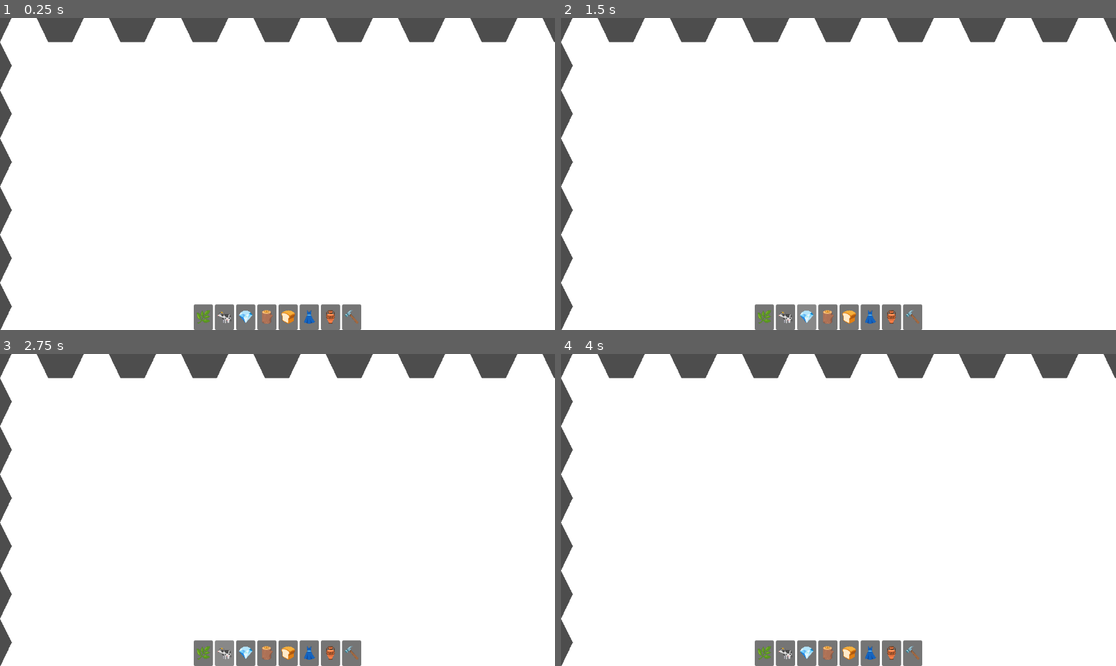
Above: before the commit, frames 1-4 (two rows, left to right).
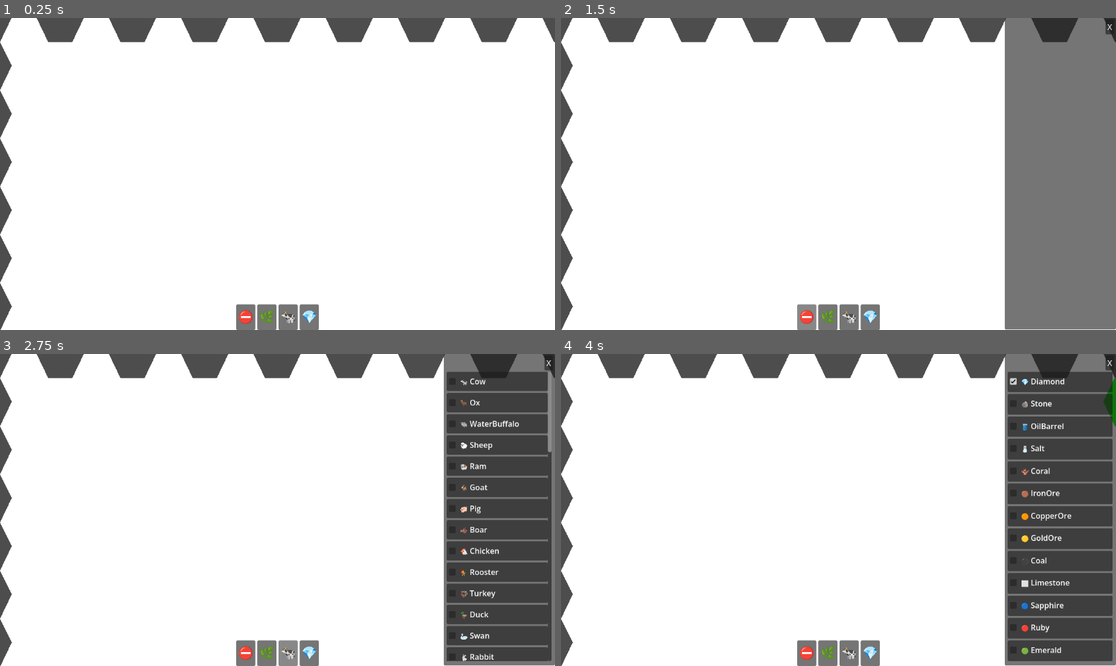
Above: after the commit, the same moments.

Repository: dhruv-tailor/production-chains
Game: Godot game, scene res://map/map.tscn
Same seed, same stepped clock (60 frames per second), same inputs: the game is played once before the commit and once after it.
Inputs (mouse positions are in pixels of both pictures, inside the frame that each line leads up to):
- Up to frame 1 (0.25 s): no input
- Up to frame 2 (1.5 s): click "🌿" at 0.5 s; click (805, 317) at 1.25 s, where only the run after the commit has a clickable "⛔"
- Up to frame 3 (2.75 s): click "🐄" at 2 s
- Up to frame 4 (4 s): click "💎" at 2.75 s; click (1016, 382) at 3.52 s

The runs differ from the first frame. In frame 1, 1.5% of the frame differs, in the area x 34-66%, y 91-100%; in frame 2, 22%, in the area x 34-100%, y 0-100%; in frame 3, 21%; in frame 4, 21%.

Commit message:
filter resources on map

Diff:
--- /dev/null
+++ b/assets/UI/filter_menu.gd
@@ -0,0 +1,11 @@
+extends Panel
+
+signal update_filter_list(filter_name,add_or_remove)
+
+func setup(icon,text):
+	$HBoxContainer/Icon.text = icon
+	$HBoxContainer/Name.text = text
+
+
+func _on_check_box_toggled(toggled_on: bool) -> void:
+	emit_signal("update_filter_list",$HBoxContainer/Name.text,toggled_on)
--- /dev/null
+++ b/assets/UI/filter_menu.tscn
@@ -0,0 +1,27 @@
+[gd_scene format=3 uid="uid://c171lltpippur"]
+
+[ext_resource type="Script" uid="uid://dev71sedg3o06" path="res://assets/UI/filter_menu.gd" id="1_s7ttq"]
+
+[node name="Filter Menu" type="Panel" unique_id=560218955]
+custom_minimum_size = Vector2(0, 40)
+offset_right = 40.0
+offset_bottom = 40.0
+size_flags_horizontal = 3
+size_flags_vertical = 3
+script = ExtResource("1_s7ttq")
+
+[node name="HBoxContainer" type="HBoxContainer" parent="." unique_id=1112636827]
+layout_mode = 0
+offset_right = 40.0
+offset_bottom = 40.0
+
+[node name="CheckBox" type="CheckBox" parent="HBoxContainer" unique_id=1397269868]
+layout_mode = 2
+
+[node name="Icon" type="Label" parent="HBoxContainer" unique_id=110004011]
+layout_mode = 2
+
+[node name="Name" type="Label" parent="HBoxContainer" unique_id=1893487366]
+layout_mode = 2
+
+[connection signal="toggled" from="HBoxContainer/CheckBox" to="." method="_on_check_box_toggled"]
--- /dev/null
+++ b/assets/UI/filter_panel.gd
@@ -0,0 +1,37 @@
+extends Panel
+
+@onready var filter_menu = preload(Constants.SCENE_PATHS.filter_menu)
+@onready var scroll_box = $ScrollContainer/VBoxContainer
+
+signal update_resource_filters(filters: Array[String])
+
+var filter_list: Array[String] = []
+func filter_clicked(resourceType: Constants.resourceType, resourceSubtype: Constants.resourceSubType):
+	filter_list = []
+	for child in scroll_box.get_children():
+		child.queue_free()
+	if resourceType == Constants.resourceType.NONE:
+		return
+	for r_type in Resources.RESOURCES:
+		var value = Resources.RESOURCES[r_type]
+		if value.type == resourceType:
+			if resourceSubtype == Constants.resourceSubType.NONE || resourceSubtype == value.subtype:
+				var child = filter_menu.instantiate()
+				child.setup(value.icon,r_type)
+				scroll_box.add_child(child)
+				child.update_filter_list.connect(update_filter_list)
+	emit_signal("update_resource_filters",filter_list)
+	visible = true
+func _on_button_pressed() -> void:
+	filter_list = []
+	for child in scroll_box.get_children():
+		child.queue_free()
+	emit_signal("update_resource_filters",filter_list)
+	visible = false
+
+func update_filter_list(filter_name: String, add_or_remove: bool):
+	if add_or_remove:
+		filter_list.append(filter_name)
+	else:
+		filter_list.erase(filter_name)
+	emit_signal("update_resource_filters",filter_list)
--- a/assets/UI/resource_finder_button.gd
+++ b/assets/UI/resource_finder_button.gd
@@ -1,11 +1,14 @@
-extends Button
+class_name resource_finder_button extends Button
 
+@export var resourceType: Constants.resourceType
+@export var subresourceType: Constants.resourceSubType
+
+signal map_filter_clicked(resourceType,subresourceType)
 
 # Called when the node enters the scene tree for the first time.
 func _ready() -> void:
+	pressed.connect(_button_pressed)
 	tooltip_text = name
 
-
-# Called every frame. 'delta' is the elapsed time since the previous frame.
-func _process(delta: float) -> void:
-	pass
+func _button_pressed():
+	emit_signal("map_filter_clicked",resourceType,subresourceType)
--- /dev/null
+++ b/assets/UI/resources_ui.gd
@@ -0,0 +1,21 @@
+extends CanvasLayer
+
+signal filter_resources(filters)
+
+# Called when the node enters the scene tree for the first time.
+func _ready() -> void:
+	for child in $CenterContainer/HBoxContainer.get_children():
+		child.map_filter_clicked.connect(filter_clicked)
+
+	pass # Replace with function body.
+
+func filter_clicked(resourceType: Constants.resourceType, resourceSubtype: Constants.resourceSubType):
+	$"Filter Panel".filter_clicked(resourceType,resourceSubtype)
+
+
+func _on_button_pressed() -> void:
+	filter_clicked(Constants.resourceType.NONE,Constants.resourceSubType.NONE)
+
+
+func _on_filter_panel_update_resource_filters(filters: Array[String]) -> void:
+	emit_signal("filter_resources",filters)
--- a/assets/UI/resources_ui.tscn
+++ b/assets/UI/resources_ui.tscn
@@ -1,8 +1,11 @@
 [gd_scene format=3 uid="uid://bkbg7mj050lgg"]
 
+[ext_resource type="Script" uid="uid://citl1ltt8l1mi" path="res://assets/UI/resources_ui.gd" id="1_hu8lf"]
 [ext_resource type="PackedScene" uid="uid://byqkp402grscl" path="res://assets/UI/resource_finder_button.tscn" id="1_mse2t"]
+[ext_resource type="Script" uid="uid://cuwt5ls2ntakk" path="res://assets/UI/filter_panel.gd" id="3_51xpn"]
 
 [node name="ResourcesUI" type="CanvasLayer" unique_id=1462841004]
+script = ExtResource("1_hu8lf")
 
 [node name="CenterContainer" type="CenterContainer" parent="." unique_id=1085697500]
 anchors_preset = 12
@@ -16,34 +19,101 @@
 [node name="HBoxContainer" type="HBoxContainer" parent="CenterContainer" unique_id=1730096930]
 layout_mode = 2
 
-[node name="Flora" parent="CenterContainer/HBoxContainer" unique_id=94934185 instance=ExtResource("1_mse2t")]
+[node name="Deselect" parent="CenterContainer/HBoxContainer" unique_id=94934185 instance=ExtResource("1_mse2t")]
+unique_name_in_owner = true
+layout_mode = 2
+text = "⛔"
+
+[node name="Flora" parent="CenterContainer/HBoxContainer" unique_id=1922520136 instance=ExtResource("1_mse2t")]
+unique_name_in_owner = true
 layout_mode = 2
 text = "🌿"
+resourceType = 1
+subresourceType = 1
 
 [node name="Fauna" parent="CenterContainer/HBoxContainer" unique_id=1364995047 instance=ExtResource("1_mse2t")]
+unique_name_in_owner = true
 layout_mode = 2
 text = "🐄"
+resourceType = 1
+subresourceType = 2
 
 [node name="Minerals" parent="CenterContainer/HBoxContainer" unique_id=178920285 instance=ExtResource("1_mse2t")]
+unique_name_in_owner = true
 layout_mode = 2
 text = "💎"
+resourceType = 1
+subresourceType = 3
 
 [node name="Intermediete" parent="CenterContainer/HBoxContainer" unique_id=1864397775 instance=ExtResource("1_mse2t")]
+unique_name_in_owner = true
+visible = false
 layout_mode = 2
 text = "🪵"
+resourceType = 2
 
 [node name="Food and Drink" parent="CenterContainer/HBoxContainer" unique_id=1754350980 instance=ExtResource("1_mse2t")]
+unique_name_in_owner = true
+visible = false
 layout_mode = 2
 text = "🍞"
+resourceType = 3
 
 [node name="Clothing and Textiles" parent="CenterContainer/HBoxContainer" unique_id=969063542 instance=ExtResource("1_mse2t")]
+unique_name_in_owner = true
+visible = false
 layout_mode = 2
 text = "👗"
+resourceType = 4
 
 [node name="Crafted" parent="CenterContainer/HBoxContainer" unique_id=295112108 instance=ExtResource("1_mse2t")]
+unique_name_in_owner = true
+visible = false
 layout_mode = 2
 text = "🏺"
+resourceType = 5
 
 [node name="Tools" parent="CenterContainer/HBoxContainer" unique_id=95006604 instance=ExtResource("1_mse2t")]
+unique_name_in_owner = true
+visible = false
 layout_mode = 2
 text = "🔨"
+resourceType = 6
+
+[node name="Military" parent="CenterContainer/HBoxContainer" unique_id=1197085672 instance=ExtResource("1_mse2t")]
+unique_name_in_owner = true
+visible = false
+layout_mode = 2
+text = "⚔️"
+resourceType = 7
+
+[node name="Filter Panel" type="Panel" parent="." unique_id=495140352]
+visible = false
+offset_left = 921.0
+offset_right = 1152.0
+offset_bottom = 647.0
+script = ExtResource("3_51xpn")
+
+[node name="ScrollContainer" type="ScrollContainer" parent="Filter Panel" unique_id=688244112]
+layout_mode = 0
+offset_left = 6.0
+offset_top = 37.0
+offset_right = 224.0
+offset_bottom = 638.0
+
+[node name="VBoxContainer" type="VBoxContainer" parent="Filter Panel/ScrollContainer" unique_id=1606530845]
+layout_mode = 2
+size_flags_horizontal = 3
+size_flags_vertical = 3
+
+[node name="Button" type="Button" parent="Filter Panel" unique_id=1302561422]
+layout_mode = 0
+offset_left = 209.0
+offset_top = 3.0
+offset_right = 227.0
+offset_bottom = 34.0
+text = "X"
+
+[connection signal="update_resource_filters" from="Filter Panel" to="." method="_on_filter_panel_update_resource_filters"]
+[connection signal="pressed" from="Filter Panel/Button" to="." method="_on_button_pressed"]
+[connection signal="pressed" from="Filter Panel/Button" to="Filter Panel" method="_on_button_pressed"]
--- a/autoload/constants.gd
+++ b/autoload/constants.gd
@@ -2,6 +2,7 @@
 
 const SCENE_PATHS: Dictionary = {
 	"province": "uid://dup7b0ola83fb",
+	"filter_menu": "uid://c171lltpippur",
 }
 
 enum resourceType {
--- a/autoload/resources.gd
+++ b/autoload/resources.gd
@@ -19,7 +19,6 @@
 	"Chestnut": {"icon": "🌰", "cost": 3.0, "type": Constants.resourceType.RAW, "subtype": Constants.resourceSubType.FLORA, "spawn_rate": 0.15, "spawn_points": 20},
 	"Peanuts": {"icon": "🥜", "cost": 2.0, "type": Constants.resourceType.RAW, "subtype": Constants.resourceSubType.FLORA, "spawn_rate": 0.3, "spawn_points": 0},
 	"Olive": {"icon": "🫒", "cost": 5.0, "type": Constants.resourceType.RAW, "subtype": Constants.resourceSubType.FLORA, "spawn_rate": 0.15, "spawn_points": 15},
-	"Seedling": {"icon": "🌱", "cost": 1.0, "type": Constants.resourceType.RAW, "subtype": Constants.resourceSubType.FLORA, "spawn_rate": 0.9, "spawn_points": 0},
 	"Mushroom": {"icon": "🍄", "cost": 3.0, "type": Constants.resourceType.RAW, "subtype": Constants.resourceSubType.FLORA, "spawn_rate": 0.35, "spawn_points": 40},
 	"Sunflower": {"icon": "🌻", "cost": 3.0, "type": Constants.resourceType.RAW, "subtype": Constants.resourceSubType.FLORA, "spawn_rate": 0.3, "spawn_points": 35},
 	"Rose": {"icon": "🌹", "cost": 8.0, "type": Constants.resourceType.RAW, "subtype": Constants.resourceSubType.FLORA, "spawn_rate": 0.1, "spawn_points": 10},
@@ -50,9 +49,7 @@
 	"PalmTree": {"icon": "🌴", "cost": 5.0, "type": Constants.resourceType.RAW, "subtype": Constants.resourceSubType.FLORA, "spawn_rate": 0.25, "spawn_points": 30},
 	"Cactus": {"icon": "🌵", "cost": 4.0, "type": Constants.resourceType.RAW, "subtype": Constants.resourceSubType.FLORA, "spawn_rate": 0.3, "spawn_points": 25},
 	"Clover": {"icon": "🍀", "cost": 1.0, "type": Constants.resourceType.RAW, "subtype": Constants.resourceSubType.FLORA, "spawn_rate": 0.6, "spawn_points": 0},
-	"PottedPlant": {"icon": "🪴", "cost": 5.0, "type": Constants.resourceType.RAW, "subtype": Constants.resourceSubType.FLORA, "spawn_rate": 0.1, "spawn_points": 0},
 	"Bamboo": {"icon": "🎋", "cost": 4.0, "type": Constants.resourceType.RAW, "subtype": Constants.resourceSubType.FLORA, "spawn_rate": 0.25, "spawn_points": 25},
-	"Leaves": {"icon": "🍃", "cost": 1.0, "type": Constants.resourceType.RAW, "subtype": Constants.resourceSubType.FLORA, "spawn_rate": 0.9, "spawn_points": 0},
 	"Herb": {"icon": "🌿", "cost": 2.0, "type": Constants.resourceType.RAW, "subtype": Constants.resourceSubType.FLORA, "spawn_rate": 0.55, "spawn_points": 0},
 	# === RAW RESOURCES — FAUNA ===
 	"Cow": {"icon": "🐄", "cost": 8.0, "type": Constants.resourceType.RAW, "subtype": Constants.resourceSubType.FAUNA, "spawn_rate": 0.6, "spawn_points": 0},
@@ -101,7 +98,6 @@
 	"Donkey": {"icon": "🫏", "cost": 8.0, "type": Constants.resourceType.RAW, "subtype": Constants.resourceSubType.FAUNA, "spawn_rate": 0.25, "spawn_points": 0},
 	"Flamingo": {"icon": "🦩", "cost": 22.0, "type": Constants.resourceType.RAW, "subtype": Constants.resourceSubType.FAUNA, "spawn_rate": 0.03, "spawn_points": 5},
 	"Camel": {"icon": "🐪", "cost": 15.0, "type": Constants.resourceType.RAW, "subtype": Constants.resourceSubType.FAUNA, "spawn_rate": 0.12, "spawn_points": 15},
-	"TwoHumpCamel": {"icon": "🐫", "cost": 16.0, "type": Constants.resourceType.RAW, "subtype": Constants.resourceSubType.FAUNA, "spawn_rate": 0.1, "spawn_points": 12},
 	"Llama": {"icon": "🦙", "cost": 12.0, "type": Constants.resourceType.RAW, "subtype": Constants.resourceSubType.FAUNA, "spawn_rate": 0.1, "spawn_points": 12},
 	"Beaver": {"icon": "🦫", "cost": 8.0, "type": Constants.resourceType.RAW, "subtype": Constants.resourceSubType.FAUNA, "spawn_rate": 0.12, "spawn_points": 15},
 	"Otter": {"icon": "🦦", "cost": 12.0, "type": Constants.resourceType.RAW, "subtype": Constants.resourceSubType.FAUNA, "spawn_rate": 0.05, "spawn_points": 10},
@@ -110,8 +106,6 @@
 	# === RAW RESOURCES — MINERALS & ELEMENTS ===
 	"Diamond": {"icon": "💎", "cost": 100.0, "type": Constants.resourceType.RAW, "subtype": Constants.resourceSubType.MINERALS, "spawn_rate": 0.02, "spawn_points": 5},
 	"Stone": {"icon": "🪨", "cost": 1.0, "type": Constants.resourceType.RAW, "subtype": Constants.resourceSubType.MINERALS, "spawn_rate": 0.95, "spawn_points": 0},
-	"Ice": {"icon": "🧊", "cost": 2.0, "type": Constants.resourceType.RAW, "subtype": Constants.resourceSubType.MINERALS, "spawn_rate": 0.5, "spawn_points": 100},
-	"Water": {"icon": "💧", "cost": 1.0, "type": Constants.resourceType.RAW, "subtype": Constants.resourceSubType.MINERALS, "spawn_rate": 0.9, "spawn_points": 0},
 	"OilBarrel": {"icon": "🛢️", "cost": 15.0, "type": Constants.resourceType.RAW, "subtype": Constants.resourceSubType.MINERALS, "spawn_rate": 0.08, "spawn_points": 10},
 	"Salt": {"icon": "🧂", "cost": 4.0, "type": Constants.resourceType.RAW, "subtype": Constants.resourceSubType.MINERALS, "spawn_rate": 0.3, "spawn_points": 40},
 	"Coral": {"icon": "🪸", "cost": 8.0, "type": Constants.resourceType.RAW, "subtype": Constants.resourceSubType.MINERALS, "spawn_rate": 0.1, "spawn_points": 15},
--- a/data/resource.gd
+++ b/data/resource.gd
@@ -1,4 +1,4 @@
-class_name IngameResource extends Node
+class_name IngameResource
 
 @export var resource_name: String
 @export var icon: String
--- a/map/map.gd
+++ b/map/map.gd
@@ -8,7 +8,6 @@
 
 func _ready() -> void:
 	provinces.generate_provinces(width, height)
-
 # Called every frame. 'delta' is the elapsed time since the previous frame.
 #func _process(delta: float) -> void:
 #	pass
--- a/map/map.tscn
+++ b/map/map.tscn
@@ -17,3 +17,4 @@
 script = ExtResource("2_jolfa")
 
 [node name="ResourcesUI" parent="." unique_id=2124985297 instance=ExtResource("4_lgq1i")]
+unique_name_in_owner = true
--- a/map/province.gd
+++ b/map/province.gd
@@ -1,4 +1,4 @@
-extends Polygon2D
+class_name Province extends Polygon2D
 @export var id: int = 0
 var local_resources: Array[IngameResource] = []
 
--- a/map/province.tscn
+++ b/map/province.tscn
@@ -10,3 +10,10 @@
 
 [node name="CollisionShape2D" type="CollisionPolygon2D" parent="Area2D" unique_id=1370103793]
 polygon = PackedVector2Array(-26, -50, 26, -50, 50, 0, 25, 50, -25, 50, -50, 0)
+
+[node name="Label" type="Label" parent="." unique_id=36455386]
+offset_left = -36.0
+offset_top = -11.0
+offset_right = 36.0
+offset_bottom = 12.0
+horizontal_alignment = 1
--- a/map/provinces.gd
+++ b/map/provinces.gd
@@ -2,6 +2,18 @@
 @onready var ProvinceScene = preload(Constants.SCENE_PATHS.province)
 
 var province_grid: Array = [] # 2D array [y][x] of province nodes
+
+func _ready() -> void:
+	%ResourcesUI.filter_resources.connect(filter_resources)
+
+func filter_resources(filters: Array[String]):
+	print(filters)
+	for row in province_grid:
+		for province: Province in row:
+			if province.local_resources.any(func(e: IngameResource): return filters.has(e.resource_name)):
+				province.color = Color.GREEN
+			else:
+				province.color = Color.WHITE
 
 ## Generates all the provinces and assigns resources
 func generate_provinces(width: int, height: int) -> void:
Not shown, added: assets/UI/filter_menu.gd.uid
Not shown, added: assets/UI/filter_panel.gd.uid
Not shown, added: assets/UI/resources_ui.gd.uid
Not shown, changed: emoji-taxonomy.md
